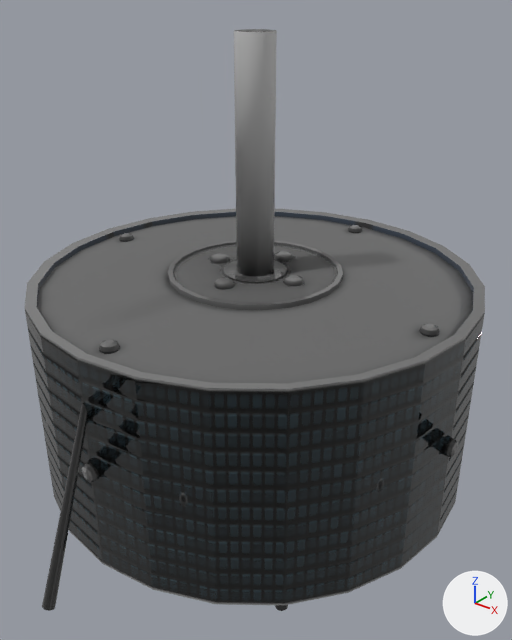
Renders of the Blender file HS-303/Intelsat II.blend from each side of a commit.
Rendered twice from a camera (50 mm lens) standing at (0.825, -1.03, 0.757) and looking at (0.025, -0.03, 0.137). Arrows for +X, +Y and +Z are at lower right; the lights stay in place.

Objects in the first picture: 'Antenna', 'Antenna3', 'AntennaBase', 'AntennaNodule', 'BodyShell', 'Nodule3', 'Nodule4', 'cylinder2', 'cylinder3', 'cylinder4', 'cylinder5', 'cylinder6', 'cylinder7', 'cylnder1'.
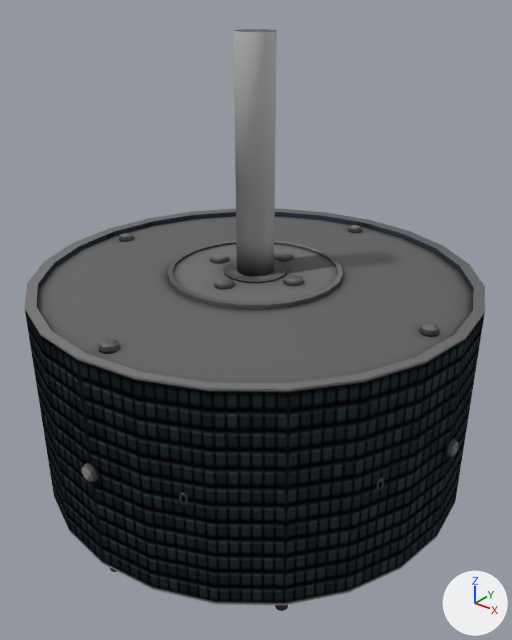
The newer file is also turned or shifted as a whole; pictures and numbers use the older file's frame.

The change, as JSON lines over the scene's bpy script:
```json
{"block": "mat_material", "where": "n7 = _N.new('ShaderNodeValue'); n7.name = '_Shininess'"}
{"op": "set", "path": "n7.outputs[0].default_value", "old": "0.2", "new": "0.0", "note": "'Value'"}
{"block": "me_cylinder_001", "where": "# used by ob_antennabase; parent = ob_intelsatii; location = (0.0, 0.0, -0.24)"}
{"op": "remove", "block": "me_cylinder_001", "code": "me_cylinder_001.from_pydata(...)  # 98 vertices, 168 faces; spans x -0.037..0.037, y -0.037..0.037, z 0.459..0.912"}
{"op": "add", "block": "me_cylinder_001", "code": "me_cylinder_001.from_pydata(...)  # 146 vertices, 216 faces; spans x -0.037..0.037, y -0.037..0.037, z 0.459..0.912"}
{"block": "me_cylinder_001", "change": "me_cylinder_001 part 1"}
{"block": "me_cylinder_001", "change": "24 faces are deleted"}
{"block": "me_cylinder_001", "change": "24 new vertices lie (0.0, 0.0, -0.278) away from vertices in x -0.037..0.037, y -0.037..0.037, z 0.912"}
{"block": "me_cylinder_001", "change": "24 new vertices lie (0.0, 0.0, 0.075) away from vertices in x -0.037..0.037, y -0.037..0.037, z 0.459"}
{"block": "me_cylinder_001", "change": "72 new faces join them"}
{"block": "me_cylinder_002", "where": "me_cylinder_002.from_pydata(...)  # 48 vertices, 92 faces; spans x -0.011..0.011, y -0.428..-0.406, z -0.254..0.182"}
{"block": "me_cylinder_002", "where": "# used by ob_antenna; parent = ob_rotate; location = (0.0, 0.0, 0.0155)"}
{"block": "me_cylinder_002", "change": "me_cylinder_002 part 2: the whole mesh is turned 20 degrees about the x axis through its middle, then moved by (0.0, 0.073, 0.013)"}
```

Changed parts and their boxes [x1, y1, x2, y2] in the pictures (512 x 640 px):
```json
{"object": "BodyShell", "change": "surface changed", "before": [25, 208, 485, 605], "after": [25, 208, 485, 605]}
{"object": "Antenna", "change": "surface changed, mesh turned", "before": [42, 404, 87, 611], "after": [110, 568, 117, 572]}
{"part": 1, "of": "me_cylinder_001", "change": "built on", "before": [236, 148, 275, 277], "after": [236, 148, 275, 277]}
```
